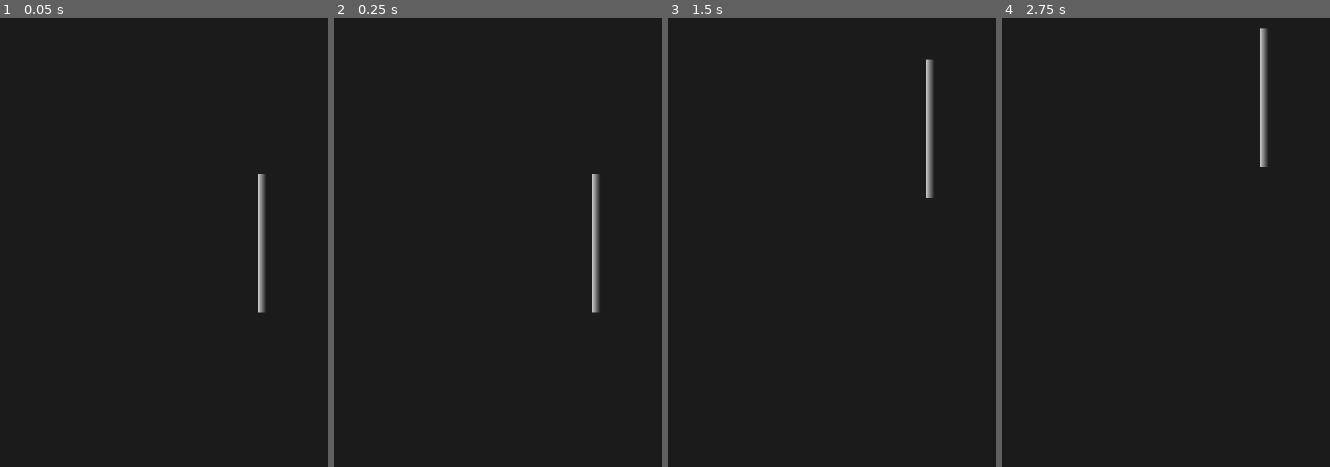
Above: before the commit, frames 1-4 (left to right).
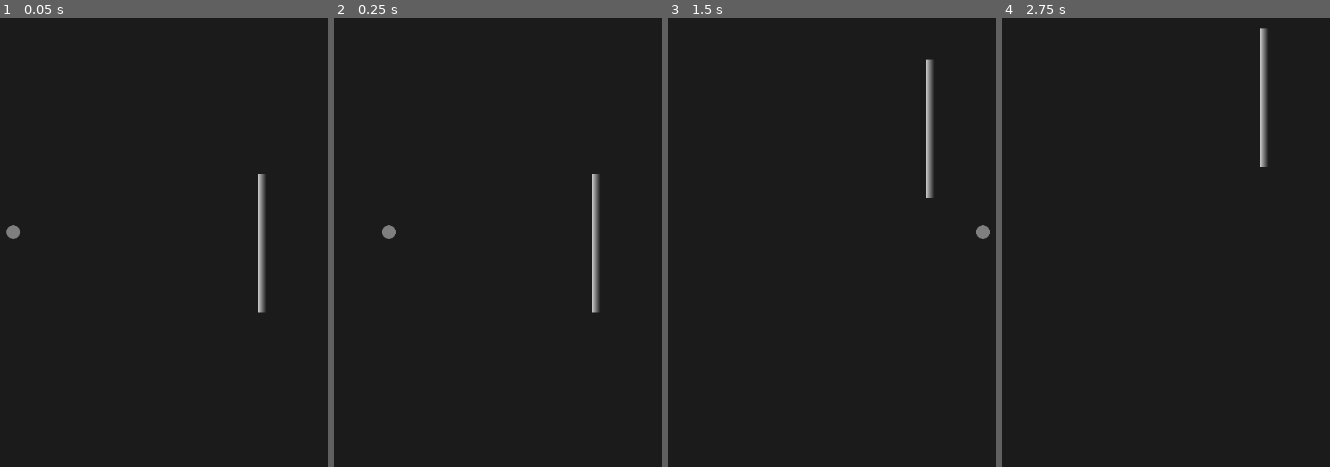
Above: after the commit, the same moments.

Repository: 12in24/not-pong
Game: Godot game, scene res://scenes/main.tscn
Two runs of this game, one before a commit and one after it. Both use one fixed random seed, a clock stepped at 60 frames per second and the inputs below.
Inputs:
- Up to frame 1 (0.05 s): no input
- Up to frame 2 (0.25 s): no input
- Up to frame 3 (1.5 s): hold Up (up) 0.53-1.28 s; hold Down (down) from 1.28 s (still down)
- Up to frame 4 (2.75 s): release Down (down) at 2.03 s; hold Up (up) from 2.03 s (still down)

The runs differ from the first frame. In frame 1, 0.1% of the frame differs, in the area x 1-7%, y 46-50%; in frame 2, 0.1%; in frame 3, 0.1%; in frame 4, nothing differs.

Commit message:
add bouncing ball to scene

Diff:
--- /dev/null
+++ b/scenes/ball.gd
@@ -0,0 +1,11 @@
+extends Area2D
+
+
+# Called when the node enters the scene tree for the first time.
+func _ready():
+	pass # Replace with function body.
+
+
+# Called every frame. 'delta' is the elapsed time since the previous frame.
+func _process(delta):
+	pass
--- a/scenes/ball.tscn
+++ b/scenes/ball.tscn
@@ -1,16 +1,37 @@
-[gd_scene load_steps=3 format=3 uid="uid://qg5srn182dyb"]
+[gd_scene load_steps=4 format=3 uid="uid://qg5srn182dyb"]
 
 [ext_resource type="Texture2D" uid="uid://ccratq0nne2sh" path="res://assets/grey-circle-th.png" id="1_wk5og"]
 
+[sub_resource type="GDScript" id="GDScript_5evpy"]
+script/source = "extends CharacterBody2D
+
+@export var speed: float = 300.0
+@export var initial_direction := Vector2(1, 0)
+
+func _ready():
+	velocity = initial_direction * speed
+
+func _physics_process(delta):
+	var collision = move_and_collide(delta * velocity)
+	if (collision):
+		print(\"bounce\")
+		velocity = velocity.bounce(collision.get_normal())
+		var collider = collision.get_collider()
+		if \"velocity\" in collider:
+			velocity += collider.velocity
+"
+
 [sub_resource type="CircleShape2D" id="CircleShape2D_pppfi"]
-radius = 50.0
 
 [node name="Ball" type="Node2D"]
 
 [node name="BallSprite" type="CharacterBody2D" parent="."]
+motion_mode = 1
 slide_on_ceiling = false
+script = SubResource("GDScript_5evpy")
 
 [node name="Sprite2D" type="Sprite2D" parent="BallSprite"]
+scale = Vector2(0.2, 0.2)
 texture = ExtResource("1_wk5og")
 
 [node name="CollisionShape2D" type="CollisionShape2D" parent="BallSprite"]
--- a/scenes/main.tscn
+++ b/scenes/main.tscn
@@ -1,9 +1,13 @@
-[gd_scene load_steps=3 format=3 uid="uid://dby207x68f1po"]
+[gd_scene load_steps=5 format=3 uid="uid://dby207x68f1po"]
 
 [ext_resource type="PackedScene" uid="uid://dkep4hmgnilfg" path="res://scenes/paddle.tscn" id="1_yc5lj"]
+[ext_resource type="PackedScene" uid="uid://qg5srn182dyb" path="res://scenes/ball.tscn" id="2_dwyrx"]
 
 [sub_resource type="RectangleShape2D" id="RectangleShape2D_udp3b"]
 size = Vector2(1152, 103)
+
+[sub_resource type="RectangleShape2D" id="RectangleShape2D_uri7k"]
+size = Vector2(17, 666)
 
 [node name="Game" type="Node"]
 
@@ -32,3 +36,12 @@
 [node name="CollisionShape2D" type="CollisionShape2D" parent="BoundingWalls/BottomWall"]
 position = Vector2(576, 699.5)
 shape = SubResource("RectangleShape2D_udp3b")
+
+[node name="StaticBody2D" type="StaticBody2D" parent="BoundingWalls"]
+
+[node name="CollisionShape2D" type="CollisionShape2D" parent="BoundingWalls/StaticBody2D"]
+position = Vector2(50.5, 326)
+shape = SubResource("RectangleShape2D_uri7k")
+
+[node name="Ball" parent="." instance=ExtResource("2_dwyrx")]
+position = Vector2(676, 309)
--- /dev/null
+++ b/scenes/paddle.gd
@@ -0,0 +1,19 @@
+extends CharacterBody2D
+
+@export var speed: float = 300.0
+
+# Called when the node enters the scene tree for the first time.
+func _ready():
+	pass # Replace with function body.
+
+
+# Called every frame. 'delta' is the elapsed time since the previous frame.
+func _process(delta):
+
+	var direction = Input.get_axis("up", "down")
+	if direction:
+		velocity.y = direction * speed
+	else:
+		velocity.y = move_toward(velocity.x, 0, speed)
+
+	move_and_slide()
